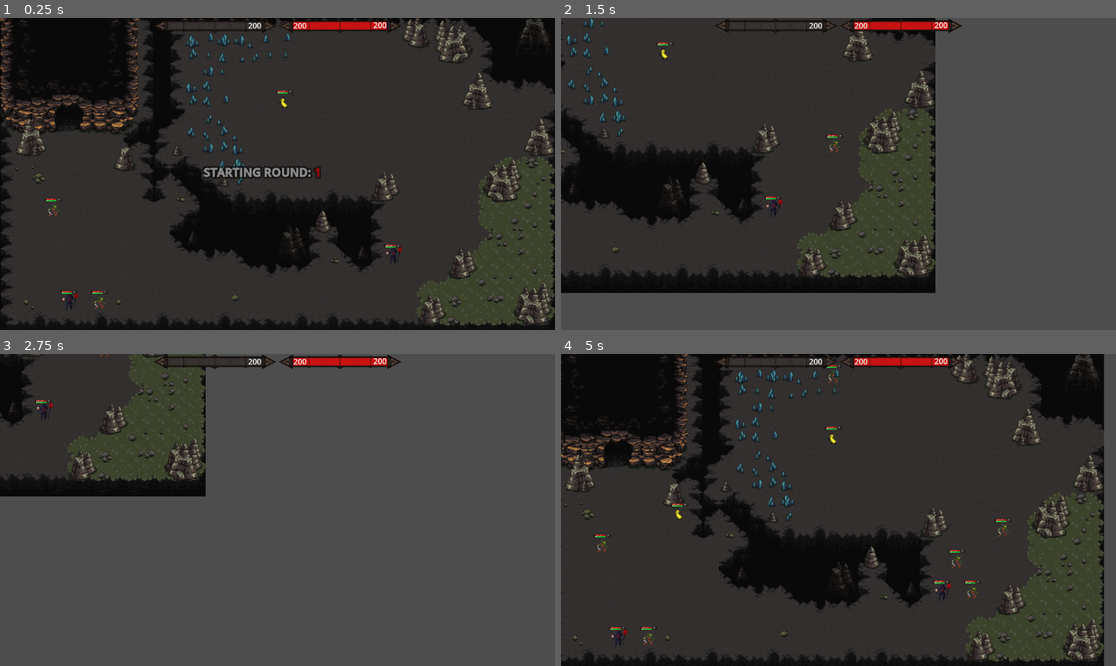
Above: before the commit, frames 1-4 (two rows, left to right).
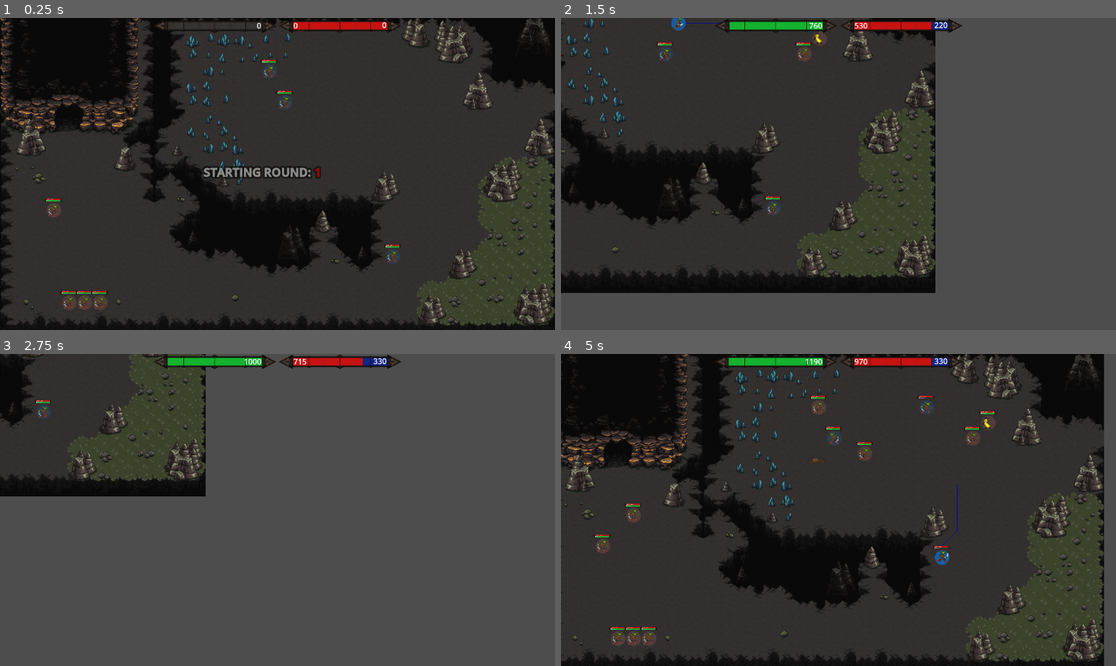
Above: after the commit, the same moments.

Repository: SeeNoirSeeNo/SeeNoHope-The-Final-Bastion
Game: Godot game, scene res://MainScenes/Battle.tscn
Two runs of this game, one before a commit and one after it. Both use one fixed random seed, a clock stepped at 60 frames per second and the inputs below.
Inputs (mouse positions are in pixels of both pictures, inside the frame that each line leads up to):
- Up to frame 1 (0.25 s): no input
- Up to frame 2 (1.5 s): move the mouse to (960, 158) at 0.52 s; hold D (Right) 0.53-1.28 s; hold U (unit) 0.53-1.28 s; click (960, 158) at 0.6 s; move the mouse to (727, 189) at 1.27 s; hold S (Down) from 1.28 s (still down); tap U (unit) at 1.35 s
- Up to frame 3 (2.75 s): click (166, 525) at 1.55 s; move the mouse to (333, 441) at 2.02 s; release S (Down) at 2.03 s; hold D (Right) from 2.03 s (still down); hold U (unit) from 2.03 s (still down); click (333, 441) at 2.1 s
- Up to frame 4 (5 s): move the mouse to (810, 572) at 2.77 s; release D (Right) at 2.78 s; release U (unit) at 2.78 s; hold W (Up) 2.78-3.53 s; tap U (unit) at 2.85, 4.35 s; click (810, 572) at 3.05 s; move the mouse to (1005, 556) at 3.52 s; hold U (unit) 3.53-4.28 s; hold A (Left) from 3.53 s (still down); click (1005, 556) at 3.6 s; move the mouse to (672, 463) at 4.27 s; click (672, 463) at 4.55 s

The runs differ from the first frame. In frame 1, 0.7% of the frame differs, in the area x 0-73%, y 0-94%; in frame 2, 1.1%; in frame 3, 0.7%; in frame 4, 2.1%, in the area x 6-82%, y 1-94%.
Error before the commit: Parse Error: Identifier "target" not declared in the current scope. (res://Units/BaseUnit/BaseUnit.gd:94)

Commit message:
New approach

Diff:
--- a/MainScenes/Battle.gd
+++ b/MainScenes/Battle.gd
@@ -22,12 +22,12 @@
 	connect_signals() #Connect signals for children
 	map_picker.load_map() #Load a map (at random)
 
-	unit_factory.create_unit("FlyingEye", Vector2i(17,3), "Player", "Player", true)
-	unit_factory.create_unit("BananaMan", Vector2i(18,5), "Player", "Player", true)
-	unit_factory.create_unit("Necromancer", Vector2i(25,15), "Player", "Player", true)
+	unit_factory.create_unit("CaveGoblin", Vector2i(17,3), "Player", "Player", true)
+	unit_factory.create_unit("CaveGoblin", Vector2i(18,5), "Player", "Player", true)
+	unit_factory.create_unit("CaveGoblin", Vector2i(25,15), "Player", "Player", true)
 	unit_factory.create_unit("CaveGoblin", Vector2i(3,12), "Enemy", "Enemy", true)
-	unit_factory.create_unit("Necromancer", Vector2i(4,18), "Enemy", "Enemy", true)
-	unit_factory.create_unit("FlyingEye", Vector2i(5,18), "Enemy", "Enemy", true)
+	unit_factory.create_unit("CaveGoblin", Vector2i(4,18), "Enemy", "Enemy", true)
+	unit_factory.create_unit("CaveGoblin", Vector2i(5,18), "Enemy", "Enemy", true)
 	unit_factory.create_unit("CaveGoblin", Vector2i(6,18), "Enemy", "Enemy", true)
 
 	Audioplayer.play_music(music)
--- a/UnitSkills/CriticalStrike/CriticalStrike.gd
+++ b/UnitSkills/CriticalStrike/CriticalStrike.gd
@@ -1,7 +1,10 @@
 #CriticalStrike
 extends BaseSkill
 
-func modify_damage(attacker, target, damage):
+func apply_skill(caller):
+	caller.has_crit = true
+
+func crit(attacker, target, damage):
 	if randf() * 100 <= attacker.crit_chance:
 		var min_crit = attacker.base_min_damage * attacker.crit_multiplier
 		var max_crit = attacker.base_max_damage * attacker.crit_multiplier
--- /dev/null
+++ b/UnitSkills/Strong/Strong.gd
@@ -0,0 +1,10 @@
+extends BaseSkill
+
+var damage_increase : int = 100
+
+func adjust_base_damage(caller, base_damage):
+	caller.base_damage += damage_increase
+
+func adjust_base_damage2(caller, base_damage):
+	var new_base_damage = base_damage + damage_increase
+	return new_base_damage
--- /dev/null
+++ b/UnitSkills/Strong/Strong.tscn
@@ -0,0 +1,6 @@
+[gd_scene load_steps=2 format=3 uid="uid://dew8bljllec7j"]
+
+[ext_resource type="Script" path="res://UnitSkills/Strong/Strong.gd" id="1_e3dv3"]
+
+[node name="Strong" type="Node"]
+script = ExtResource("1_e3dv3")
--- a/Units/BananaMan/BananaMan.tscn
+++ b/Units/BananaMan/BananaMan.tscn
@@ -464,19 +464,20 @@
 
 [node name="BananaMan" type="CharacterBody2D"]
 script = ExtResource("1_moktu")
-speed = 125
-timeunits = 125
-move_sound = ExtResource("2_adsel")
-attack_sound = ExtResource("3_oeywf")
-death_sound = ExtResource("4_oms5q")
-hit_sound = ExtResource("4_x6von")
-health_points = 100
-base_min_damage = 10
-base_max_damage = 20
-move_cost = 15
-attack_cost = 30
+unit_type = "BananaMan"
+speed = 135
+timeunits = 100
+move_sound = ExtResource("2_cole2")
+attack_sound = ExtResource("3_cxcsp")
+death_sound = ExtResource("4_hlcm6")
+hit_sound = ExtResource("5_j4byt")
+health_points = 90
+base_min_damage = 15
+base_max_damage = 25
+move_cost = 13
+attack_cost = 16
 wait_cost = 5
-evasion_chance = 10
+evasion_chance = 35
 
 [node name="CollisionShape2D" type="CollisionShape2D" parent="."]
 shape = SubResource("CircleShape2D_2pi0q")
--- a/Units/BaseUnit/BaseUnit.gd
+++ b/Units/BaseUnit/BaseUnit.gd
@@ -40,7 +40,6 @@
 
 
 ### VARIABLES ###
-
 var actions : Dictionary
 var active_path: Array[Vector2i]
 var current_cell : Vector2i
@@ -57,12 +56,16 @@
 var group : String
 var is_active : bool = false
 
-### FLAGS ###
+### SKILL-FLAGS ###
+var has_crit = false
 var crit_flag = false
+var has_lifeleech = false
+var lifeleech_flag = false
+
 
 ### FUNCTIONS ###
 func _ready():
-	await get_tree().process_frame #HACK: Wait so everything is init correctly and does not crash...
+	await get_tree().process_frame #HACK:Wait so everything is init correctly and does not crash...
 	initiliaze_variables()
 
 
@@ -87,36 +90,49 @@
 			healthbar.hide()
 			TU_bar.hide()
 			queue_redraw()
-### SKILLS ###
-func use_skill(skillname: String):
-	for skill in skills.get_children():
-		if skill.has_method(skillname):
-			skill.callv(skillname, [self, target,])
-
-func attack():
-#	print("I am ", self, " at cell ", current_cell, " and I choose to attack!")
+
+func choose_target():
 	var adjacent_enemies : Array = navigation_grid.get_adjacent_units(self, group)
 	var alive_enemies = adjacent_enemies.filter(func(enemy): return !enemy.is_dead)
 	if alive_enemies.is_empty():
-		emit_signal("turn_finished")
-	else:
-		var target_enemy : Unit = alive_enemies.pick_random()
-		flip_sprite_combat(current_cell, target_enemy.current_cell)
-		play_animation("Attack")
-		Audioplayer.play_sound(attack_sound)
-		pay_attack_cost()
-
-		var damage = roll_damage()
-
-		for skill in skills.get_children():
-			damage = skill.modify_damage(self, target_enemy, damage)
-
-		print("damage: ", damage)
-		deal_damage(self, target_enemy, damage)
-		lifeleech(self, target_enemy, damage, lifeleech_chance, lifeleech_multiplier)
-		await animation_player.animation_finished
-		reset_flags()
 		end_turn()
+	else:
+		return alive_enemies.pick_random()
+
+func crit(caller):
+	var damage : int
+	if randf() * 100 <= caller.crit_chance:
+		var min_crit = caller.base_min_damage * caller.crit_multiplier
+		var max_crit = caller.base_max_damage * caller.crit_multiplier
+		damage = randi_range(min_crit, max_crit)
+		caller.crit_flag = true
+		print(caller.crit_flag)
+		return damage
+	else:
+		return damage
+
+func attack():
+	var damage : int
+#	print("I am ", self, " at cell ", current_cell, " and I choose to attack!")
+	var target_enemy = choose_target()
+	flip_sprite_combat(current_cell, target_enemy.current_cell)
+	play_animation("Attack")
+	Audioplayer.play_sound(attack_sound)
+	pay_attack_cost()
+
+	damage = crit(self) if has_crit else roll_damage()
+
+	deal_damage(self, target_enemy, damage)
+	lifeleech(self, target_enemy, damage, lifeleech_chance, lifeleech_multiplier)
+	await animation_player.animation_finished
+	reset_flags()
+	end_turn()
+
+func use_skills(method_name):
+	for skill in skills.get_children():
+		if skill.has_method(method_name):
+			skill.call(method_name)
+
 
 func lifeleech(attacker, target_enemy, damage, lifeleech_chance, lifeleech_multiplier):
 	for skill in skills.get_children():
@@ -125,14 +141,6 @@
 
 func reset_flags():
 	crit_flag = false
-#func roll_evade():
-	#var random_number = randi() % 100
-	#print("evade random_number: ", random_number)
-	#return evasion_chance < random_number
-
-
-
-
 
 func roll_damage() -> int:
 	return randi_range(min_damage, max_damage)
--- a/Units/CaveGoblin/CaveGoblin.gd
+++ b/Units/CaveGoblin/CaveGoblin.gd
@@ -12,7 +12,7 @@
 	super()
 	var critical_strike = critical_strike_scene.instantiate()
 	skills.add_child(critical_strike)
-	print("CRIT ADDEDED", self)
+	critical_strike.apply_skill(self)
 
 func end_of_turn_action():
 	self_heal(self_heal_min, self_heal_max)
--- a/Units/CaveGoblin/CaveGoblin.tscn
+++ b/Units/CaveGoblin/CaveGoblin.tscn
@@ -2,13 +2,13 @@
 
 [ext_resource type="Script" path="res://Units/CaveGoblin/CaveGoblin.gd" id="1_t1e8x"]
 [ext_resource type="Texture2D" uid="uid://idak3dqujfmc" path="res://Units/FlyingEye/Flight.png" id="2_f6h4b"]
-[ext_resource type="AudioStream" uid="uid://dlicl25e77cbf" path="res://Units/CaveGoblin/GoblinScream.mp3" id="2_fh3to"]
-[ext_resource type="AudioStream" uid="uid://bl6n2204du0qs" path="res://Units/CaveGoblin/GoblinMove.wav" id="2_hfv0q"]
-[ext_resource type="AudioStream" uid="uid://cocfw8ctowh2r" path="res://Units/CaveGoblin/SwordSlash.ogg" id="2_ovvph"]
+[ext_resource type="AudioStream" uid="uid://bl6n2204du0qs" path="res://Units/CaveGoblin/GoblinMove.wav" id="2_h3lbu"]
+[ext_resource type="AudioStream" uid="uid://cocfw8ctowh2r" path="res://Units/CaveGoblin/SwordSlash.ogg" id="3_k1jgr"]
 [ext_resource type="Texture2D" uid="uid://dafvay8t63unw" path="res://Units/CaveGoblin/Attack.png" id="3_rox6u"]
+[ext_resource type="AudioStream" uid="uid://dlicl25e77cbf" path="res://Units/CaveGoblin/GoblinScream.mp3" id="4_0d0l1"]
 [ext_resource type="Texture2D" uid="uid://bqrkj7v5tabny" path="res://Units/CaveGoblin/Attack2.png" id="4_jnvv5"]
 [ext_resource type="Texture2D" uid="uid://10gbg05xmv0w" path="res://Units/CaveGoblin/Attack3.png" id="5_b3klg"]
-[ext_resource type="AudioStream" uid="uid://c4bacgg8dbvs8" path="res://Units/CaveGoblin/GoblinHit.wav" id="5_e4aa6"]
+[ext_resource type="AudioStream" uid="uid://c4bacgg8dbvs8" path="res://Units/CaveGoblin/GoblinHit.wav" id="5_qs2tx"]
 [ext_resource type="Texture2D" uid="uid://c03y1mjpx5kml" path="res://Units/CaveGoblin/Death.png" id="6_wfvu8"]
 [ext_resource type="Texture2D" uid="uid://c14wv4rx1ya1q" path="res://Units/CaveGoblin/Idle.png" id="7_bi2ti"]
 [ext_resource type="Texture2D" uid="uid://dt2p2qvyftddw" path="res://Units/CaveGoblin/Bomb_sprite.png" id="8_t8p56"]
@@ -396,22 +396,21 @@
 
 [node name="CaveGoblin" type="CharacterBody2D"]
 script = ExtResource("1_t1e8x")
-unit_type = "Cave Goblin"
-speed = 300
-timeunits = 125
-move_sound = ExtResource("2_hfv0q")
-attack_sound = ExtResource("2_ovvph")
-death_sound = ExtResource("2_fh3to")
-hit_sound = ExtResource("5_e4aa6")
-health_points = 150
-base_min_damage = 2
-base_max_damage = 4
-move_cost = 18
-attack_cost = 28
+unit_type = "CaveGoblin"
+speed = 160
+timeunits = 110
+move_sound = ExtResource("2_h3lbu")
+attack_sound = ExtResource("3_k1jgr")
+death_sound = ExtResource("4_0d0l1")
+hit_sound = ExtResource("5_qs2tx")
+health_points = 110
+base_min_damage = 10
+base_max_damage = 20
+move_cost = 15
+attack_cost = 15
 wait_cost = 5
-crit_chance = 20
-crit_multiplier = 2.0
-evasion_chance = 50
+crit_chance = 35
+crit_multiplier = 50.0
 
 [node name="CollisionShape2D" type="CollisionShape2D" parent="."]
 shape = SubResource("CircleShape2D_2pi0q")
--- a/Units/FlyingEye/FlyingEye.tscn
+++ b/Units/FlyingEye/FlyingEye.tscn
@@ -2,13 +2,13 @@
 
 [ext_resource type="Script" path="res://Units/FlyingEye/FlyingEye.gd" id="1_4nd0p"]
 [ext_resource type="Texture2D" uid="uid://idak3dqujfmc" path="res://Units/FlyingEye/Flight.png" id="1_8cbkt"]
-[ext_resource type="AudioStream" uid="uid://e6gs5eqbi5w" path="res://Units/FlyingEye/FlyingEyeBite.wav" id="2_777lj"]
-[ext_resource type="AudioStream" uid="uid://bro3yxl4jrbpq" path="res://Units/FlyingEye/BatWings.mp3" id="2_ed1lr"]
 [ext_resource type="Texture2D" uid="uid://bgsflbqqxf8hw" path="res://Units/FlyingEye/Attack.png" id="2_mubhx"]
+[ext_resource type="AudioStream" uid="uid://bro3yxl4jrbpq" path="res://Units/FlyingEye/BatWings.mp3" id="2_rykcm"]
+[ext_resource type="AudioStream" uid="uid://e6gs5eqbi5w" path="res://Units/FlyingEye/FlyingEyeBite.wav" id="3_ft5qi"]
 [ext_resource type="Texture2D" uid="uid://cy0qbe5v11ejp" path="res://Units/FlyingEye/Attack2.png" id="3_pqdta"]
-[ext_resource type="AudioStream" uid="uid://46523xqhjq2" path="res://Units/FlyingEye/FlyingEyeDeathSound.mp3" id="4_4imtt"]
+[ext_resource type="AudioStream" uid="uid://46523xqhjq2" path="res://Units/FlyingEye/FlyingEyeDeathSound.mp3" id="4_lohq0"]
 [ext_resource type="Texture2D" uid="uid://d0t3tr2ucbtad" path="res://Units/FlyingEye/Attack3.png" id="4_xxgsb"]
-[ext_resource type="AudioStream" uid="uid://d1wvycgft2w5o" path="res://Units/FlyingEye/FlyingEyeHit.wav" id="5_2lfpl"]
+[ext_resource type="AudioStream" uid="uid://d1wvycgft2w5o" path="res://Units/FlyingEye/FlyingEyeHit.wav" id="5_6iuag"]
 [ext_resource type="Texture2D" uid="uid://by70e5f0axaqc" path="res://Units/FlyingEye/Death.png" id="5_7eiku"]
 [ext_resource type="Texture2D" uid="uid://uik46fhpo7lp" path="res://Units/FlyingEye/projectile_sprite.png" id="6_61831"]
 [ext_resource type="Texture2D" uid="uid://cd5nirbyl5b46" path="res://Units/FlyingEye/Take Hit.png" id="7_mwwga"]
@@ -352,20 +352,21 @@
 
 [node name="FlyingEye" type="CharacterBody2D"]
 script = ExtResource("1_4nd0p")
-unit_type = "Flying Eye"
-speed = 300
-timeunits = 80
-move_sound = ExtResource("2_ed1lr")
-attack_sound = ExtResource("2_777lj")
-death_sound = ExtResource("4_4imtt")
-hit_sound = ExtResource("5_2lfpl")
-health_points = 66
-base_min_damage = 10
-base_max_damage = 20
-move_cost = 15
-attack_cost = 25
+unit_type = "FlyingEye"
+speed = 175
+timeunits = 125
+move_sound = ExtResource("2_rykcm")
+attack_sound = ExtResource("3_ft5qi")
+death_sound = ExtResource("4_lohq0")
+hit_sound = ExtResource("5_6iuag")
+health_points = 75
+base_min_damage = 8
+base_max_damage = 15
+lifeleech_multiplier = 15.0
+lifeleech_chance = 100
+move_cost = 8
+attack_cost = 12
 wait_cost = 5
-evasion_chance = 25
 
 [node name="CollisionShape2D" type="CollisionShape2D" parent="."]
 shape = SubResource("CircleShape2D_2pi0q")
--- a/Units/Necromancer/Necromancer.tscn
+++ b/Units/Necromancer/Necromancer.tscn
@@ -474,17 +474,18 @@
 
 [node name="Necromancer" type="CharacterBody2D"]
 script = ExtResource("1_ugu43")
+unit_type = "Necromancer"
 speed = 150
-timeunits = 200
-move_sound = ExtResource("2_w63wi")
-attack_sound = ExtResource("3_ykpxq")
-death_sound = ExtResource("4_8orpv")
-hit_sound = ExtResource("4_d56of")
-health_points = 70
+timeunits = 100
+move_sound = ExtResource("2_ai5em")
+attack_sound = ExtResource("3_6k61m")
+death_sound = ExtResource("4_ufkbe")
+hit_sound = ExtResource("5_5flbc")
+health_points = 100
 base_min_damage = 25
-base_max_damage = 44
-move_cost = 10
-attack_cost = 61
+base_max_damage = 35
+move_cost = 11
+attack_cost = 19
 wait_cost = 5
 
 [node name="CollisionShape2D" type="CollisionShape2D" parent="."]
Not shown: 1 places in Units/BananaMan/BananaMan.tscn that only renumber resources
Not shown: 1 places in Units/Necromancer/Necromancer.tscn that only renumber resources
